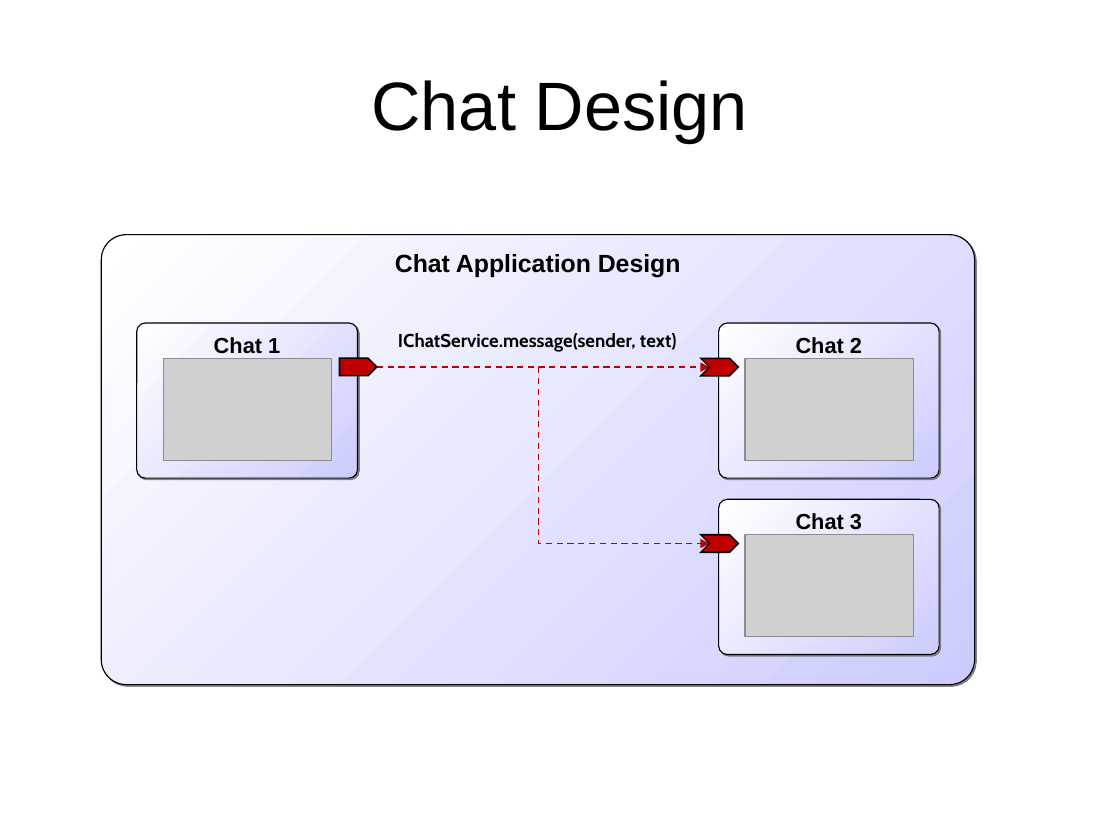
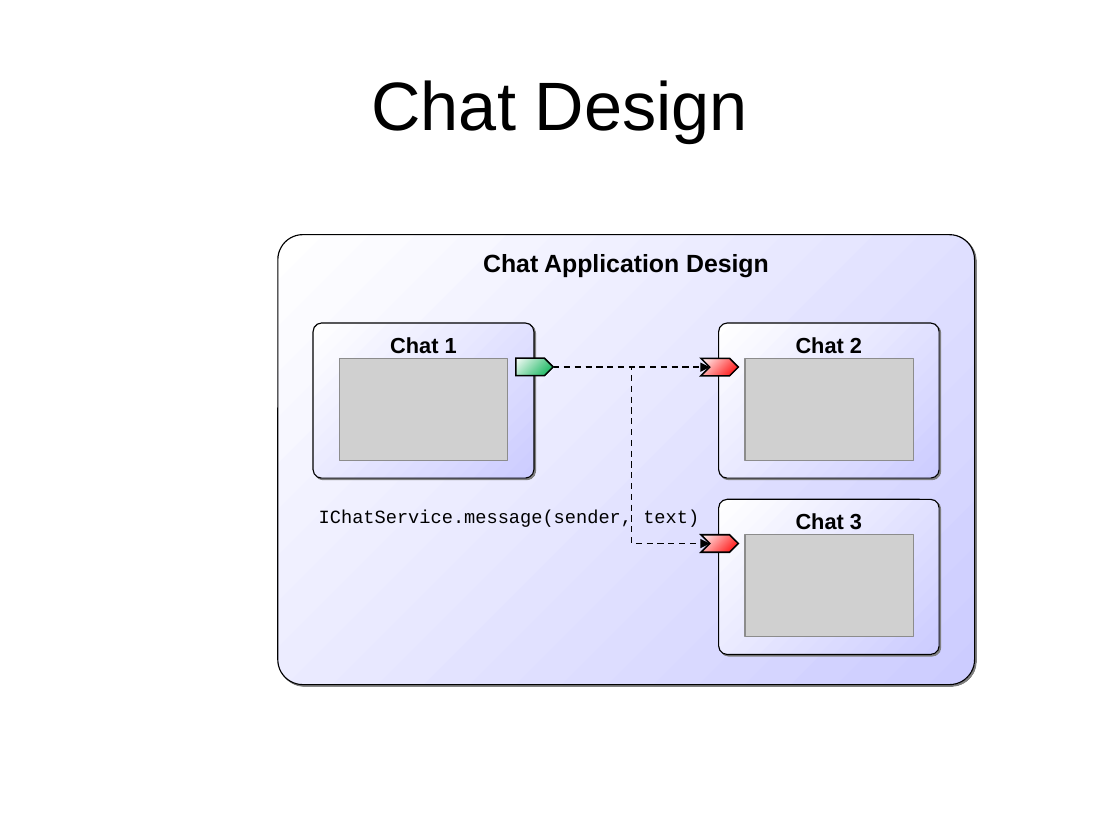
Before and after one commit to actoron/jadex, a slide deck: slide 74 of docs/images.ppt. Drawn at 1120x840 pixels with LibreOffice and Linux fonts; fonts in the diff are those of the drawing; grey boxes stand for pictures. Boxes give left, top, right and bottom in pixels: in the first picture for what was removed or moved away, otherwise in the second. Text is boxed around its words. In the diff, an @@ line names an element or a change of style, - is before the commit and + after.

```diff
--- a/docs/images.ppt
+++ b/docs/images.ppt
@@ rounded rectangle "Chat Application Design": place and size @@
-rounded rectangle "Chat Application Design" at [101,235,974,685]
+rounded rectangle "Chat Application Design" at [278,235,974,685]
@@ 1 picture, 1 rounded rectangle, 1 freeform shape: place and size @@
-1 picture, 1 rounded rectangle, 1 freeform shape at [137,323,376,478]
+1 picture, 1 rounded rectangle, 1 freeform shape at [314,323,553,478]
@@ freeform shape at [516,358,553,376]: fill #C00000 to gradient #FFFFFF to #00B050 @@
@@ freeform shape at [701,358,738,376]: fill #C00000 to gradient #FFFFFF to #FF0000 @@
@@ elbow arrow removed from (376, 367) to (710, 367) @@
@@ elbow arrow moved from (376, 367) - (710, 543) to (553, 367) - (710, 543) @@
@@ elbow arrow (553, 367) - (710, 543): stroke #C00000 0.99 pt dashed to #000000 0.99 pt dashed @@
@@ elbow arrow added from (553, 367) to (710, 367), #000000 0.99 pt dashed @@
@@ text "IChatService.message(sender, text)": place and size @@
-text "IChatService.message(sender, text)" at [398,333,677,352]
+text "IChatService.message(sender, text)" at [319,510,699,529]
@@ text "IChatService.message(sender, text)" at [319,510,699,529]: font Cabin to Courier New, bold off @@
@@ freeform shape at [701,534,738,552]: fill #C00000 to gradient #FFFFFF to #FF0000 @@
```
Also in this commit, not shown: 34 other slides changed, 1 slide added.
